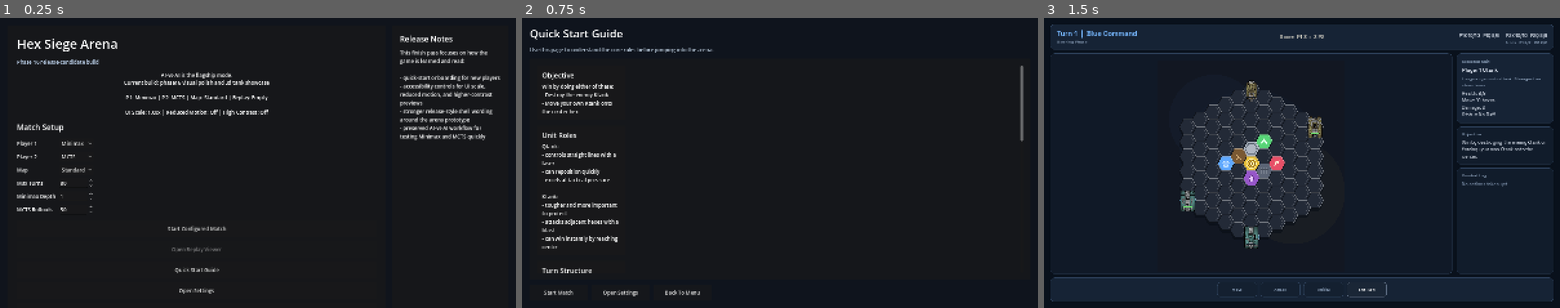
Above: before the commit, frames 1-3 (left to right).
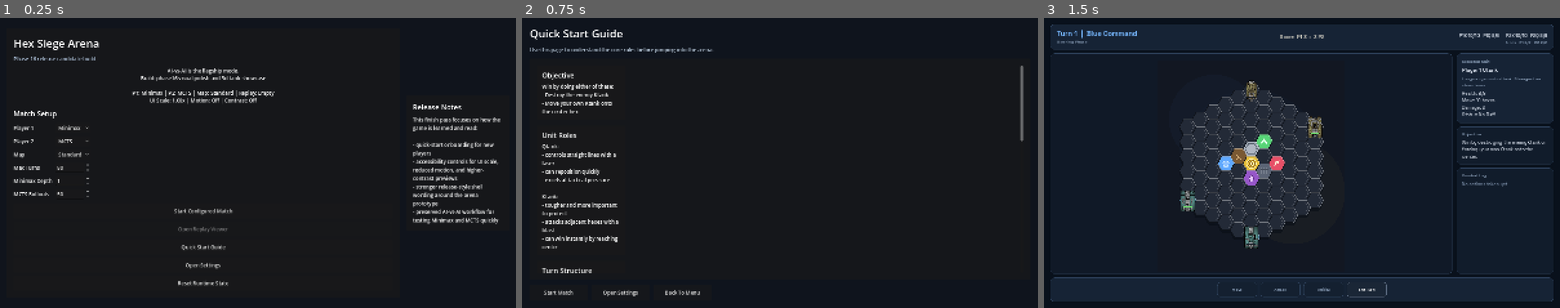
Above: after the commit, the same moments.

Repository: Arvi-Saleque/Hex-Siege-Arena
Game: Godot game, scene res://scenes/boot/boot.tscn
The game is run twice, just before and just after one commit, with the same random seed, the same clock (stepped at 60 frames per second) and the same inputs. Sound files missing from this copy of the repository are replaced by a short silence.
Inputs:
- Up to frame 1 (0.25 s): no input
- Up to frame 2 (0.75 s): click "Quick Start Guide" at 0.5 s
- Up to frame 3 (1.5 s): click "Start Match" at 1.25 s

The runs differ from the first frame. In frame 1, 7.7% of the frame differs, in the area x 2-97%, y 5-96%; in frame 2, nothing differs; in frame 3, nothing differs.

Commit message:
fix: make main menu fullscreen-safe

Diff:
--- a/scripts/ui/main_menu.gd
+++ b/scripts/ui/main_menu.gd
@@ -28,52 +28,66 @@
 	background.set_anchors_and_offsets_preset(Control.PRESET_FULL_RECT)
 	add_child(background)
 
+	var scroll := ScrollContainer.new()
+	scroll.set_anchors_and_offsets_preset(Control.PRESET_FULL_RECT)
+	scroll.horizontal_scroll_mode = ScrollContainer.SCROLL_MODE_DISABLED
+	scroll.size_flags_horizontal = Control.SIZE_EXPAND_FILL
+	scroll.size_flags_vertical = Control.SIZE_EXPAND_FILL
+	add_child(scroll)
+
 	var root_margin := MarginContainer.new()
-	root_margin.set_anchors_and_offsets_preset(Control.PRESET_FULL_RECT)
-	root_margin.add_theme_constant_override("margin_left", 24)
-	root_margin.add_theme_constant_override("margin_top", 24)
-	root_margin.add_theme_constant_override("margin_right", 24)
-	root_margin.add_theme_constant_override("margin_bottom", 24)
-	add_child(root_margin)
+	root_margin.size_flags_horizontal = Control.SIZE_EXPAND_FILL
+	root_margin.size_flags_vertical = Control.SIZE_EXPAND_FILL
+	root_margin.add_theme_constant_override("margin_left", 20)
+	root_margin.add_theme_constant_override("margin_top", 20)
+	root_margin.add_theme_constant_override("margin_right", 20)
+	root_margin.add_theme_constant_override("margin_bottom", 20)
+	scroll.add_child(root_margin)
 
 	var layout := HBoxContainer.new()
+	layout.size_flags_horizontal = Control.SIZE_EXPAND_FILL
+	layout.size_flags_vertical = Control.SIZE_EXPAND_FILL
 	layout.add_theme_constant_override("separation", 20)
 	root_margin.add_child(layout)
 
 	var hero_panel := PanelContainer.new()
 	hero_panel.size_flags_horizontal = Control.SIZE_EXPAND_FILL
+	hero_panel.size_flags_vertical = Control.SIZE_SHRINK_CENTER
 	layout.add_child(hero_panel)
 
 	var hero_margin := MarginContainer.new()
-	hero_margin.add_theme_constant_override("margin_left", 28)
-	hero_margin.add_theme_constant_override("margin_top", 28)
-	hero_margin.add_theme_constant_override("margin_right", 28)
-	hero_margin.add_theme_constant_override("margin_bottom", 28)
+	hero_margin.add_theme_constant_override("margin_left", 22)
+	hero_margin.add_theme_constant_override("margin_top", 22)
+	hero_margin.add_theme_constant_override("margin_right", 22)
+	hero_margin.add_theme_constant_override("margin_bottom", 22)
 	hero_panel.add_child(hero_margin)
 
 	var hero_layout := VBoxContainer.new()
-	hero_layout.add_theme_constant_override("separation", 18)
+	hero_layout.size_flags_horizontal = Control.SIZE_EXPAND_FILL
+	hero_layout.add_theme_constant_override("separation", 14)
 	hero_margin.add_child(hero_layout)
 
 	var title := Label.new()
 	title.text = "Hex Siege Arena"
-	title.add_theme_font_size_override("font_size", 40)
+	title.add_theme_font_size_override("font_size", 34)
 	hero_layout.add_child(title)
 
 	var subtitle := Label.new()
 	subtitle.text = "Phase %d release-candidate build" % AppState.project_phase
+	subtitle.autowrap_mode = TextServer.AUTOWRAP_WORD_SMART
 	subtitle.modulate = Color(0.74, 0.82, 0.92, 1.0)
 	hero_layout.add_child(subtitle)
 
 	_summary_label = RichTextLabel.new()
 	_summary_label.bbcode_enabled = true
 	_summary_label.fit_content = true
+	_summary_label.size_flags_horizontal = Control.SIZE_EXPAND_FILL
 	_summary_label.scroll_active = false
 	hero_layout.add_child(_summary_label)
 
 	var setup_title := Label.new()
 	setup_title.text = "Match Setup"
-	setup_title.add_theme_font_size_override("font_size", 24)
+	setup_title.add_theme_font_size_override("font_size", 22)
 	hero_layout.add_child(setup_title)
 
 	var setup_grid := GridContainer.new()
@@ -123,7 +137,7 @@
 	setup_grid.add_child(_p2_rollout_spin)
 
 	var button_column := VBoxContainer.new()
-	button_column.add_theme_constant_override("separation", 12)
+	button_column.add_theme_constant_override("separation", 10)
 	hero_layout.add_child(button_column)
 
 	button_column.add_child(_make_button("Start Configured Match", _on_open_match_pressed))
@@ -136,23 +150,24 @@
 	button_column.add_child(_make_button("Reset Runtime State", _on_reset_state_pressed))
 
 	var side_panel := PanelContainer.new()
-	side_panel.custom_minimum_size = Vector2(360, 0)
+	side_panel.custom_minimum_size = Vector2(320, 0)
+	side_panel.size_flags_vertical = Control.SIZE_SHRINK_CENTER
 	layout.add_child(side_panel)
 
 	var side_margin := MarginContainer.new()
-	side_margin.add_theme_constant_override("margin_left", 24)
-	side_margin.add_theme_constant_override("margin_top", 24)
-	side_margin.add_theme_constant_override("margin_right", 24)
-	side_margin.add_theme_constant_override("margin_bottom", 24)
+	side_margin.add_theme_constant_override("margin_left", 20)
+	side_margin.add_theme_constant_override("margin_top", 20)
+	side_margin.add_theme_constant_override("margin_right", 20)
+	side_margin.add_theme_constant_override("margin_bottom", 20)
 	side_panel.add_child(side_margin)
 
 	var side_layout := VBoxContainer.new()
-	side_layout.add_theme_constant_override("separation", 14)
+	side_layout.add_theme_constant_override("separation", 12)
 	side_margin.add_child(side_layout)
 
 	var side_title := Label.new()
 	side_title.text = "Release Notes"
-	side_title.add_theme_font_size_override("font_size", 24)
+	side_title.add_theme_font_size_override("font_size", 22)
 	side_layout.add_child(side_title)
 
 	var notes := Label.new()
@@ -184,7 +199,7 @@
 func _make_button(text: String, callback: Callable) -> Button:
 	var button := Button.new()
 	button.text = text
-	button.custom_minimum_size = Vector2(280, 52)
+	button.custom_minimum_size = Vector2(0, 46)
 	button.mouse_entered.connect(AudioManager.play_ui_hover)
 	button.pressed.connect(func() -> void:
 		AudioManager.play_ui_click()
@@ -235,14 +250,14 @@
 	var replay_ready: String = "Ready" if not AppState.current_replay.turns.is_empty() else "Empty"
 	if _replay_button != null:
 		_replay_button.disabled = AppState.current_replay.turns.is_empty()
-	_summary_label.text = "[center]AI-vs-AI is the flagship mode.[/center]\n[center]Current build: %s[/center]\n\n[center]P1: %s | P2: %s | Map: %s | Replay: %s[/center]" % [
+	_summary_label.text = "[center]AI-vs-AI is the flagship mode.[/center]\n[center]Build: %s[/center]\n\n[center]P1: %s | P2: %s | Map: %s | Replay: %s[/center]" % [
 		AppState.build_label.replace("-", " "),
 		_controller_label(config.player_one_ai.controller_type),
 		_controller_label(config.player_two_ai.controller_type),
 		config.map_id.capitalize(),
 		replay_ready,
 	]
-	_summary_label.text += "\n\n[center]UI Scale: %.2fx | Reduced Motion: %s | High Contrast: %s[/center]" % [
+	_summary_label.text += "\n[center]UI Scale: %.2fx | Motion: %s | Contrast: %s[/center]" % [
 		AppState.ui_scale,
 		"On" if AppState.reduced_motion else "Off",
 		"On" if AppState.high_contrast_mode else "Off",
Not shown, changed: update.md
